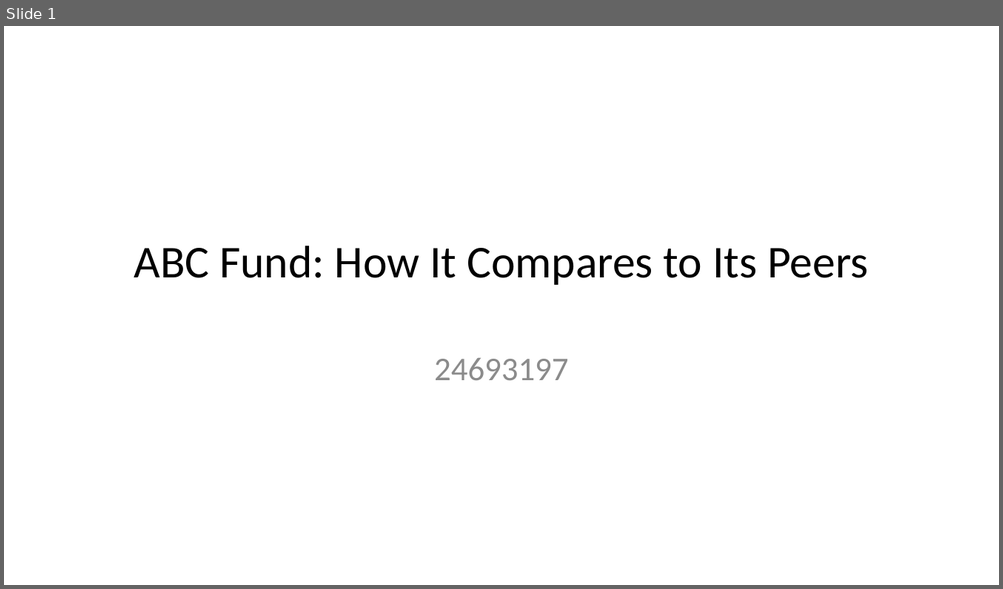
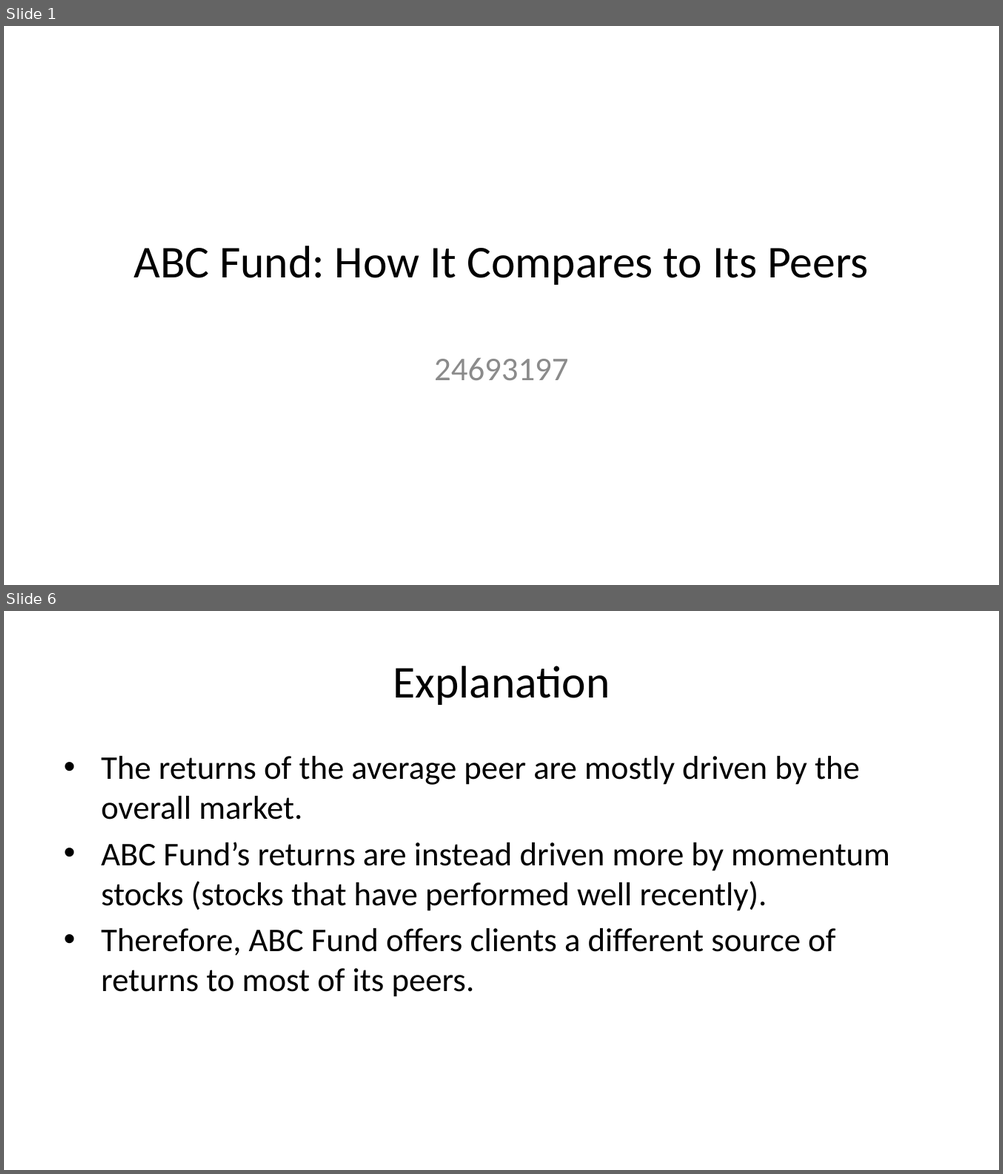
Before and after one commit to cara-burger/24693197_fmx_prax_exam, a slide deck: Questions/Question3/Question3.pptx. Shown one above the other, each under a label of ours: slide 1 before the commit, slides 1 and 6 after it; the slides between them are not shown. The pictures are 1003x589 and 1003x1174 pixels, drawn with LibreOffice and Linux fonts; fonts in the diff are those of the drawing. Boxes give left, top, right and bottom in pixels: in the first picture for what was removed or moved away, otherwise in the second. Text is boxed around its words. In the diff, an @@ line names an element or a change of style, - is before the commit and + after.

```diff
--- a/Questions/Question3/Question3.pptx
+++ b/Questions/Question3/Question3.pptx
@@ slide 6 added at <box>4,611,999,1170</box>, background #FFFFFF @@
@@ title added at <box>392,666,609,705</box>, 33 pt, text #000000 @@
+Explanation
@@ text added at <box>101,756,890,997</box>, 24 pt, text #000000 @@
+• The returns of the average peer are mostly driven by the overall market.
+• ABC Fund’s returns are instead driven more by momentum stocks (stocks that have performed well recently).
+• Therefore, ABC Fund offers clients a different source of returns to most of its peers.
```
Also in this commit, not shown: 1 slide changed, 7 other slides added, 1 slide removed, 5 other files.
